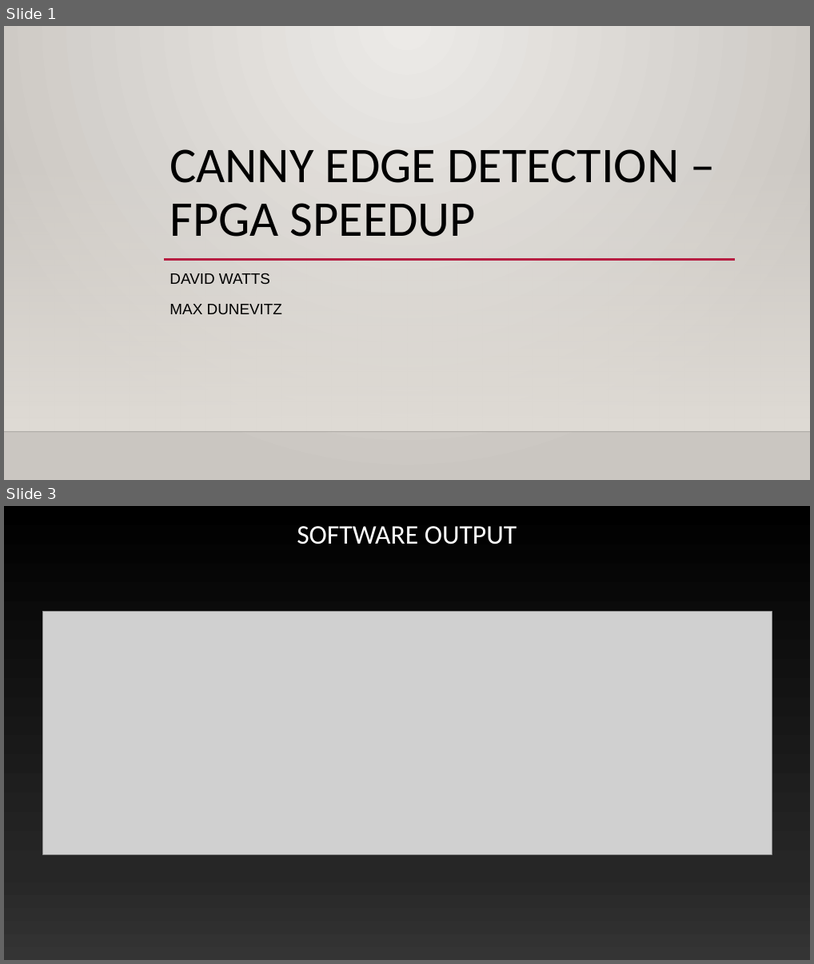
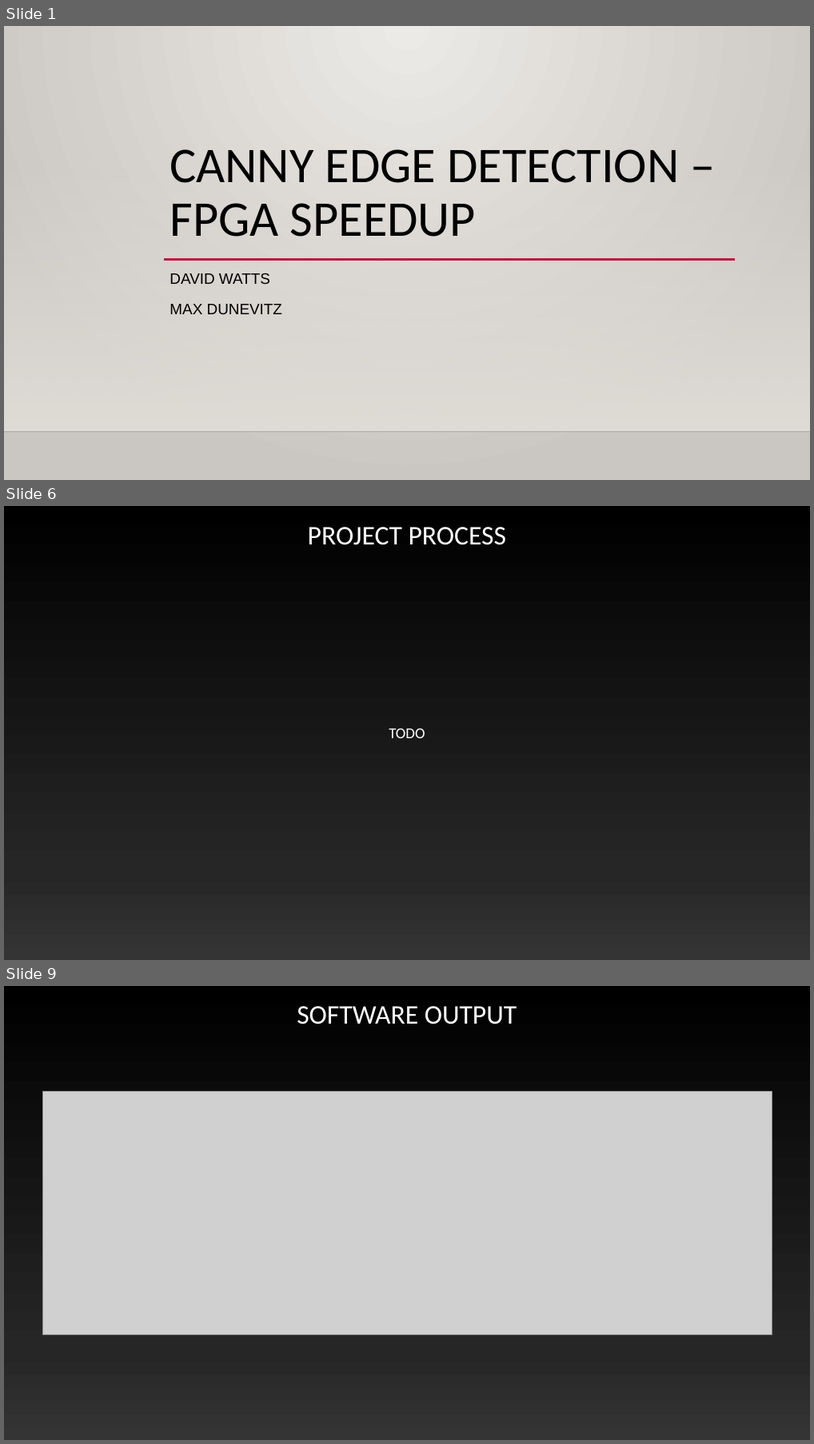
Before and after one commit to Maximus32/Reconfig-Canny, a slide deck: Deliverables/Canny edge detection – fpga speedup.pptx. Shown one above the other, each under a label of ours: slides 1 and 3 before the commit, slides 1, 6 and 9 after it; the slides between them are not shown. The pictures are 814x964 and 814x1444 pixels, drawn with LibreOffice and Linux fonts; fonts in the diff are those of the drawing; grey boxes stand for pictures; background and template pictures are left out. Boxes give left, top, right and bottom in pixels: in the first picture for what was removed or moved away, otherwise in the second. Text is boxed around its words. In the diff, an @@ line names an element or a change of style, - is before the commit and + after.

```diff
--- a/Deliverables/Canny edge detection – fpga speedup.pptx
+++ b/Deliverables/Canny edge detection – fpga speedup.pptx
@@ slide 6 added at <box>4,506,810,960</box>, background gradient #000000 to #262626 to #343434 @@
@@ title added at <box>308,527,506,545</box>, 32 pt, text #FFFFFF @@
+PROJECT PROCESS
@@ text added at <box>389,728,425,738</box>, 18 pt, text #FFFFFF @@
+TODO
@@ what was slide 3 is now slide 9 @@
```
Also in this commit, not shown: 3 slides changed, 7 other slides added, 2 slides removed, 1 other file.
